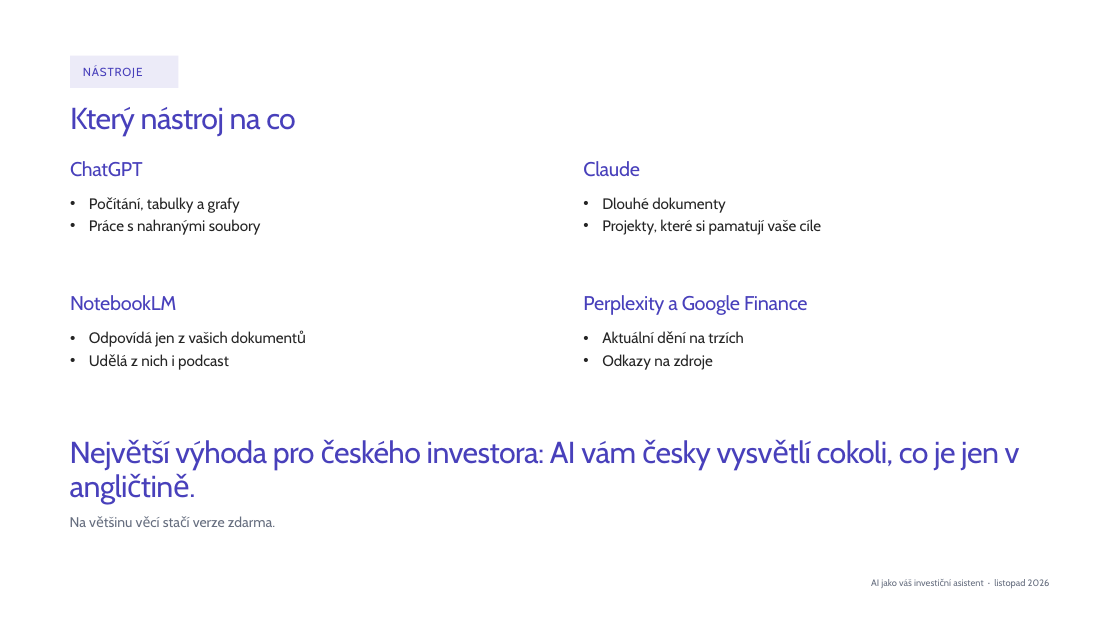
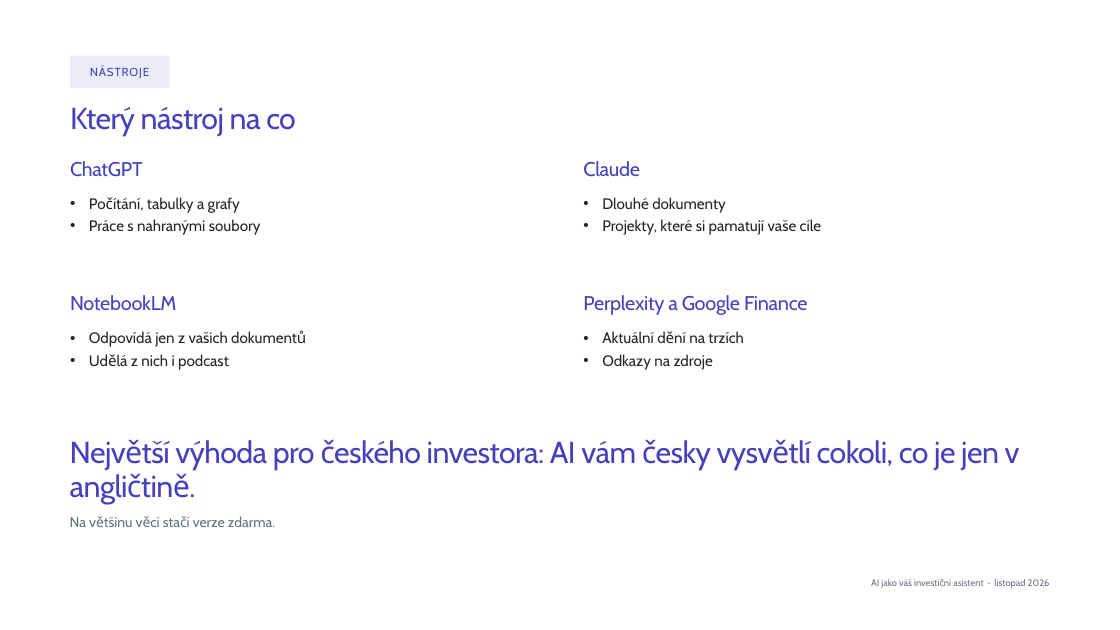
Before and after one commit to LosLameros/Agent-1, a slide deck: slide 4 of vystupy/workshopy/2026-11-umela-inteligence/AI jako váš investiční asistent - workshop.pptx. Drawn at 1120x630 pixels with LibreOffice and Linux fonts; fonts in the diff are those of the drawing; background and template pictures are left out. Boxes give left, top, right and bottom in pixels: in the first picture for what was removed or moved away, otherwise in the second. Text is boxed around its words. In the diff, an @@ line names an element or a change of style, - is before the commit and + after.

```diff
--- a/vystupy/workshopy/2026-11-umela-inteligence/AI jako váš investiční asistent - workshop.pptx
+++ b/vystupy/workshopy/2026-11-umela-inteligence/AI jako váš investiční asistent - workshop.pptx
@@ subtitle "NÁSTROJE": place and size @@
-subtitle "NÁSTROJE" at (70,58,178,85)
+subtitle "NÁSTROJE" at (70,58,169,85)
@@ subtitle "NÁSTROJE" at (70,58,169,85): alignment left to centre @@
```
Also in this commit, not shown: 16 other slides changed, 1 other file.
